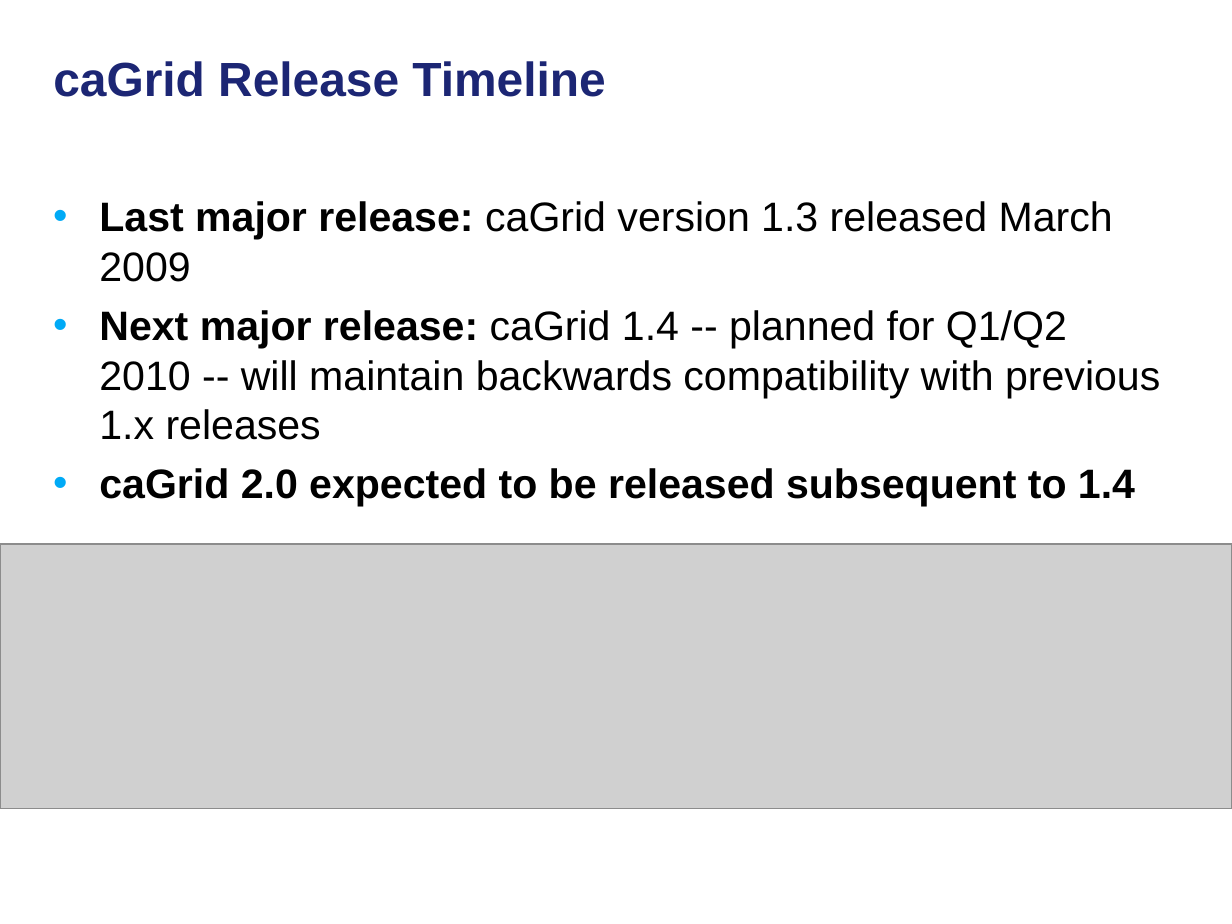
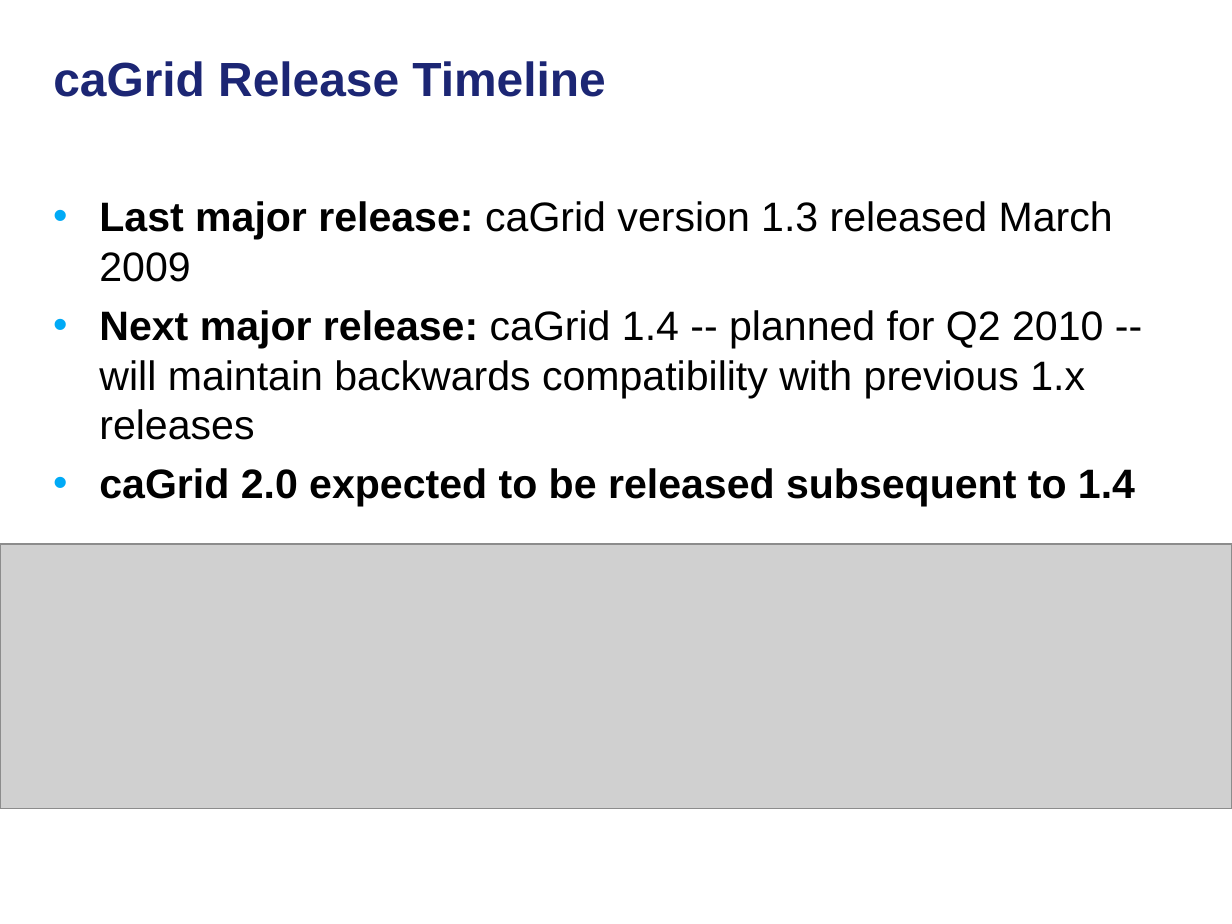
Before and after one commit to NCIP/cagrid-docs, a slide deck: slide 8 of general/presentations/overview/caGrid-Overview-and-Roadmap-GlobusWorld2010.ppt. Drawn at 1232x924 pixels with LibreOffice and Linux fonts; fonts in the diff are those of the drawing; grey boxes stand for pictures; background and template pictures are left out. Boxes give left, top, right and bottom in pixels: in the first picture for what was removed or moved away, otherwise in the second. Text is boxed around its words. In the diff, an @@ line names an element or a change of style, - is before the commit and + after.

```diff
--- a/general/presentations/overview/caGrid-Overview-and-Roadmap-GlobusWorld2010.ppt
+++ b/general/presentations/overview/caGrid-Overview-and-Roadmap-GlobusWorld2010.ppt
@@ text at (99,310,1103,440): text changed @@
-• Next major release: caGrid 1.4 -- planned for Q1/Q2 2010 -- will maintain backwards compatibility with previous 1.x releases
+• Next major release: caGrid 1.4 -- planned for Q2 2010 -- will maintain backwards compatibility with previous 1.x releases
```
Also in this commit, not shown: 8 other slides changed, 3 slides added.
